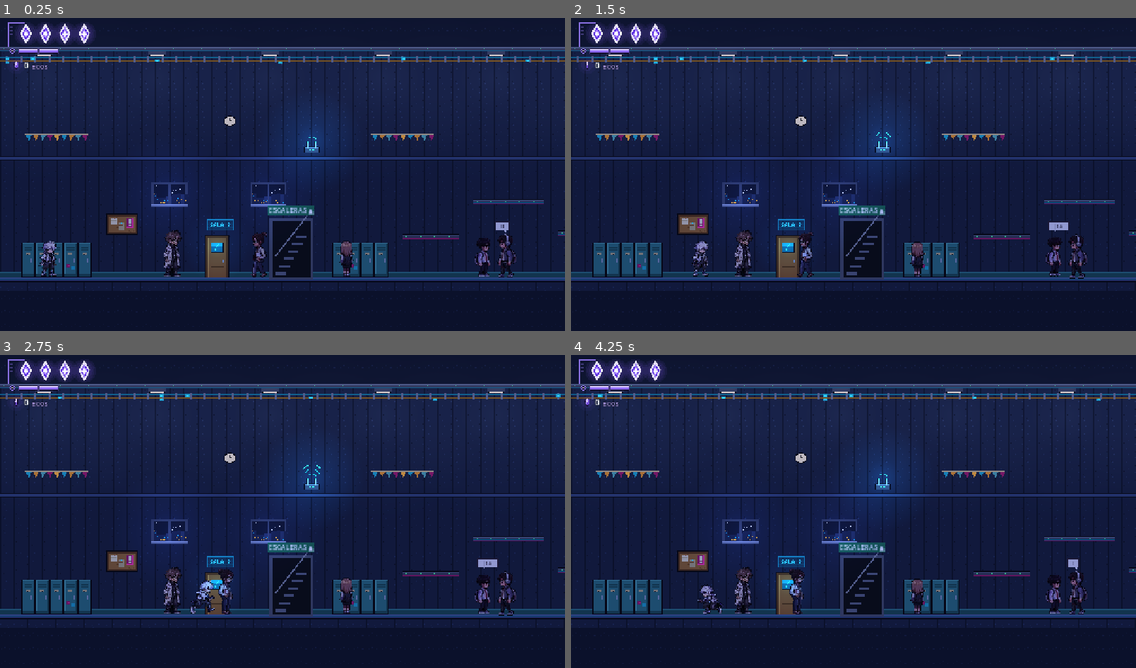
Above: before the commit, frames 1-4 (two rows, left to right).
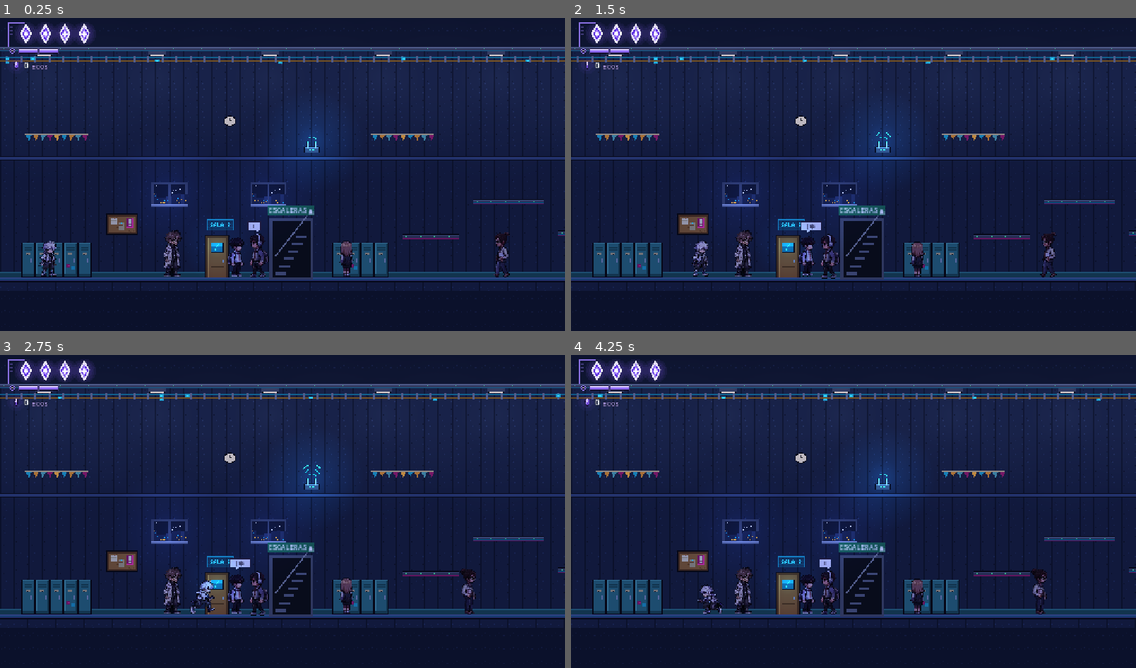
Above: after the commit, the same moments.

Repository: codingraphcr/schoolgame
Game: Godot game, scene res://world/zones/zone0/pasillo.tscn
The game is run twice, just before and just after one commit, with the same random seed, the same clock (stepped at 60 frames per second) and the same inputs. This scene is started directly instead of the project's main scene.
Inputs (mouse positions are in pixels of both pictures, inside the frame that each line leads up to):
- Up to frame 1 (0.25 s): no input
- Up to frame 2 (1.5 s): tap Enter (ui_accept) at 0.5 s; move the mouse to (977, 158) at 0.52 s; hold D (move_right) 0.53-1.25 s; tap K (aegis_fire) at 0.6 s; click (977, 158) at 0.67 s; tap Space (jump) at 0.77 s; drag from (740, 190) to (864, 249) at 1.27 s
- Up to frame 3 (2.75 s): move the mouse to (339, 442) at 2.02 s; hold D (move_right) from 2.03 s (still down); hold J (attack) from 2.03 s (still down)
- Up to frame 4 (4.25 s): release D (move_right) at 2.75 s; release J (attack) at 2.75 s; drag from (825, 574) to (684, 464) at 2.77 s; move the mouse to (1023, 558) at 3.52 s; hold A (move_left) from 3.53 s (still down); hold G (grimorio) from 3.53 s (still down); tap Space (jump) at 3.77 s

The runs differ from the first frame. In frame 1, 1.1% of the frame differs, in the area x 40-92%, y 65-83%; in frame 2, 1.2%; in frame 3, 1.5%, in the area x 38-92%, y 64-84%; in frame 4, 1.4%.

Commit message:
Pasillo: NPC de fondo acomodados alrededor de la escalera nueva
La profesora caminaba frente a la escalera (x=330): ahora va a la derecha, sin bandejas bajas.
Los chicos que charlan quedan entre la puerta de la SALA 3 y la escalera (el globito no tapa el
cartel).

Co-Authored-By: Claude Opus 5.5 <noreply@anthropic.com>

Diff:
--- a/world/zones/zone0/pasillo.tscn
+++ b/world/zones/zone0/pasillo.tscn
@@ -406,7 +406,7 @@
 mode = 4
 
 [node name="ChicoCharla" type="Node2D" parent="Gente"]
-position = Vector2(548, 304)
+position = Vector2(268, 304)
 script = ExtResource("29_bgnpc")
 character = "m1"
 mode = 2
@@ -414,7 +414,7 @@
 chat_offset = 2.0
 
 [node name="ChicoAudifonos" type="Node2D" parent="Gente"]
-position = Vector2(573, 304)
+position = Vector2(292, 304)
 script = ExtResource("29_bgnpc")
 character = "x2"
 mode = 2
@@ -423,13 +423,13 @@
 chat_offset = 2.0
 
 [node name="Profesora" type="Node2D" parent="Gente"]
-position = Vector2(300, 304)
+position = Vector2(575, 304)
 script = ExtResource("29_bgnpc")
 character = "pf"
 mode = 1
 facing = -1
 walk_left = -45.0
-walk_right = 50.0
+walk_right = 45.0
 
 [node name="Npcs" type="Node2D" parent="." unique_id=1595665627]
 
